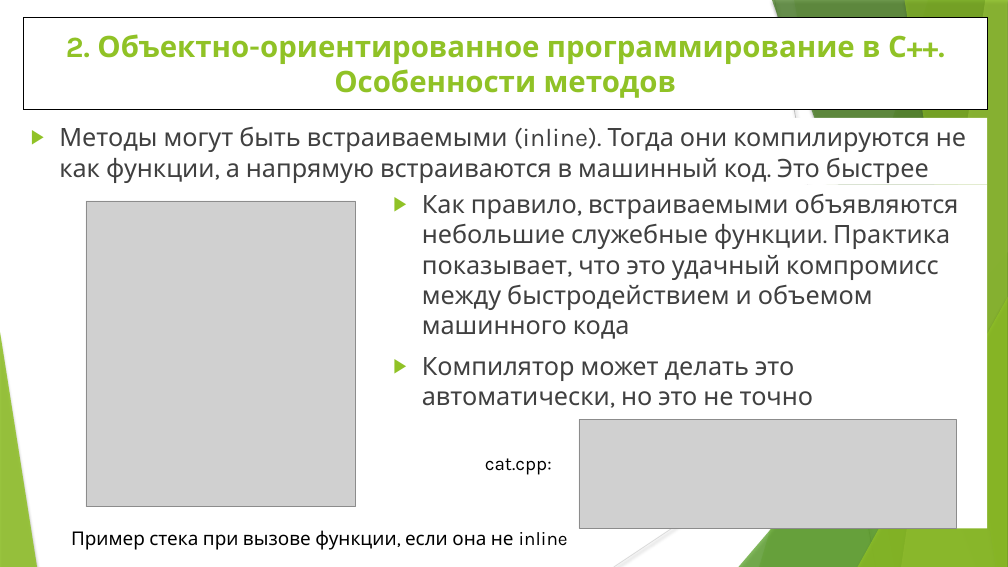
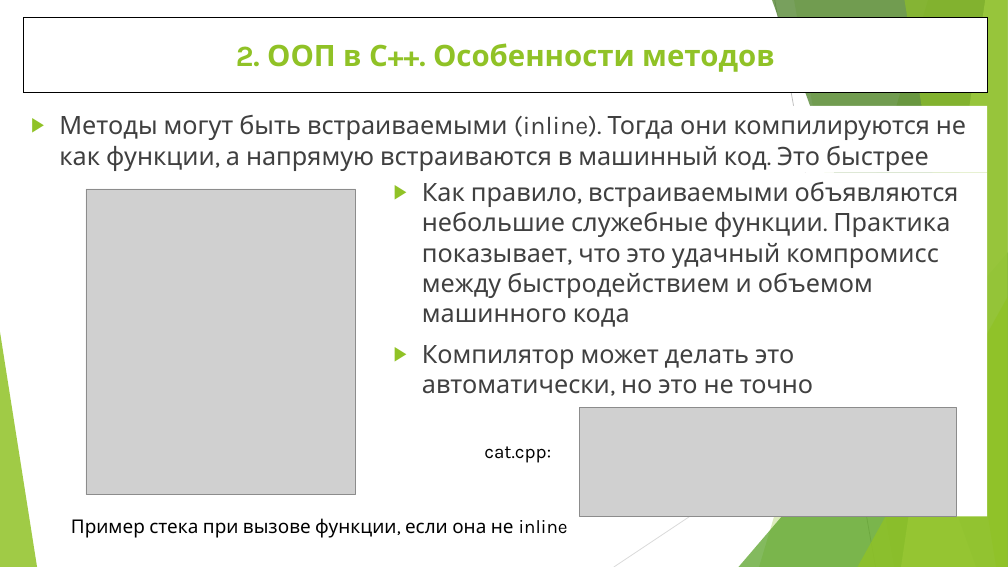
Before and after one commit to WhiteCatStudies/lectures, a slide deck: slide 26 of pt1/lectures/lecture1/lecture1.pptx. Drawn at 1008x567 pixels with LibreOffice and Linux fonts; fonts in the diff are those of the drawing; grey boxes stand for pictures. Boxes give left, top, right and bottom in pixels: in the first picture for what was removed or moved away, otherwise in the second. Text is boxed around its words. In the diff, an @@ line names an element or a change of style, - is before the commit and + after.

```diff
--- a/pt1/lectures/lecture1/lecture1.pptx
+++ b/pt1/lectures/lecture1/lecture1.pptx
@@ title "2. ООП в С++. Особенности ...": place and size @@
-title "2. ООП в С++. Особенности ..." at (23, 17, 988, 110)
+title "2. ООП в С++. Особенности ..." at (23, 17, 988, 93)
@@ title "2. ООП в С++. Особенности ..." at (23, 17, 988, 93): rectangle to title @@
@@ line (775, 0) - (876, 567): stroke #BFBFBF 0.74 pt to #BFBFBF 0.75 pt @@
@@ freeform shape at (794, 0, 1008, 567): shadow off; outline redrawn @@
@@ title at (236, 43, 775, 72): text changed @@
-2. Объектно-ориентированное программирование в С++. Особенности методов
+2. ООП в С++. Особенности методов
@@ 3 texts, 2 pictures: place and size @@
-3 texts, 2 pictures at (59, 127, 966, 550)
+3 texts, 2 pictures at (59, 115, 966, 538)
@@ text "Методы могут быть встраиваемыми (inline). ..." at (59, 115, 966, 171): indent changed @@
@@ rectangle "Как правило, встраиваемыми объявляются небольшие ...": place and size @@
-rectangle "Как правило, встраиваемыми объявляются небольшие ..." at (386, 185, 988, 529)
+rectangle "Как правило, встраиваемыми объявляются небольшие ..." at (386, 172, 988, 516)
@@ rectangle "Как правило, встраиваемыми объявляются небольшие ..." at (386, 172, 988, 516): indent changed @@
@@ shadow off in 6 elements at (759, 0, 1008, 567), (739, 252, 1008, 567), (772, 0, 1008, 567), (901, 0, 1008, 567), (904, 0, 1008, 567), (858, 297, 1008, 567) @@
@@ line (1008, 305) - (614, 567): stroke #D9D9D9 0.74 pt to #D9D9D9 0.75 pt @@
```
Also in this commit, not shown: 29 other slides changed, 1 slide added.
